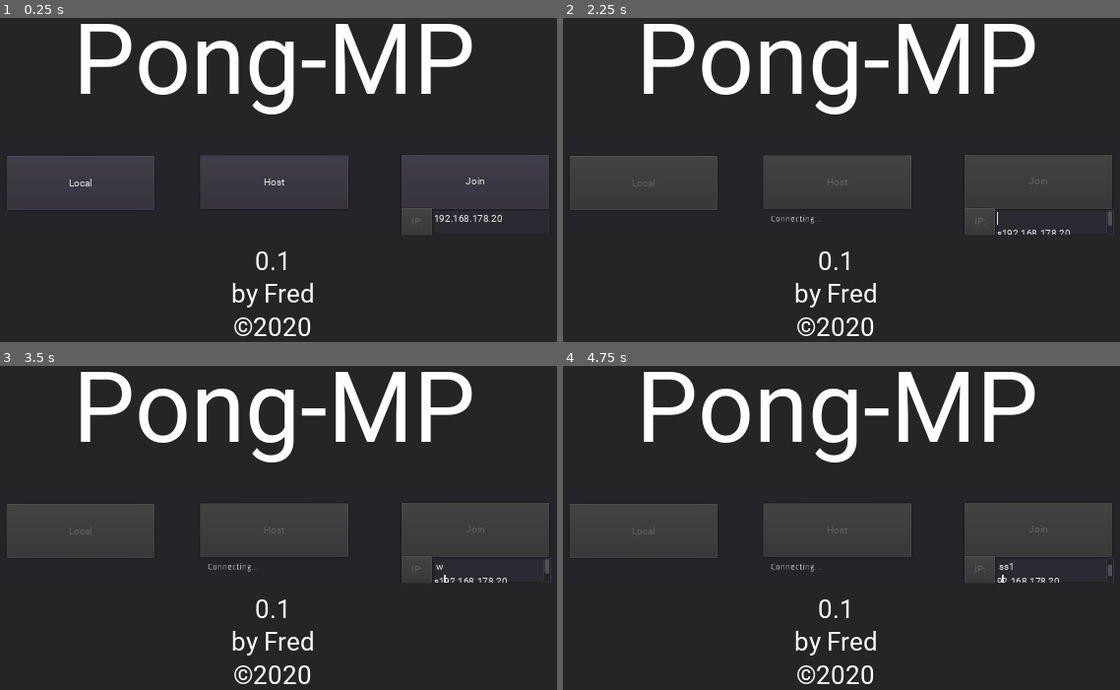
Above: before the commit, frames 1-4 (two rows, left to right).
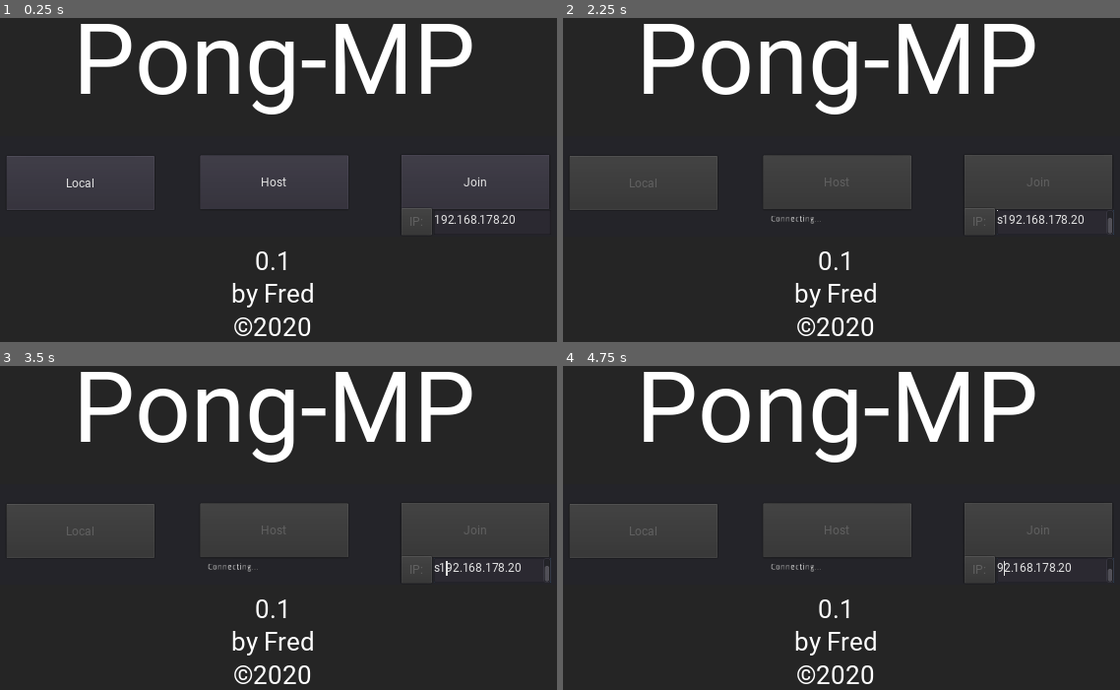
Above: after the commit, the same moments.

Repository: HerrX2000/pong-mp
Game: Godot game, scene res://scenes/root/boot.tscn
Same seed, same stepped clock (60 frames per second), same inputs: the game is played once before the commit and once after it.
Inputs:
- Up to frame 1 (0.25 s): no input
- Up to frame 2 (2.25 s): click "Join" at 0.5 s; hold W (player1_up) 1.28-2.03 s; hold Down (player2_down) 1.28-2.03 s; tap Enter at 2 s; hold S (player1_down) from 2.03 s (still down); tap Up (player2_up) at 2.1 s
- Up to frame 3 (3.5 s): tap Space at 2.75 s; release S (player1_down) at 2.78 s; hold W (player1_up) from 2.78 s (still down); hold Down (player2_down) from 2.78 s (still down)
- Up to frame 4 (4.75 s): tap Enter at 3.5 s; release Down (player2_down) at 3.53 s; tap Up (player2_up) at 3.6 s; tap Space at 4.25 s; release W (player1_up) at 4.28 s; hold S (player1_down) from 4.28 s (still down); hold Down (player2_down) from 4.28 s (still down)

The runs differ from the first frame. In frame 1, 0.5% of the frame differs, in the area x 12-93%, y 48-65%; in frame 2, 0.4%; in frame 3, 0.4%; in frame 4, 0.4%.

Commit message:
changed ball speed added ball speed display

Diff:
--- a/fonts/Roboto-Regular.tres
+++ b/fonts/Roboto-Regular.tres
@@ -3,4 +3,5 @@
 [ext_resource path="res://fonts/Roboto-Regular.ttf" type="DynamicFontData" id=1]
 
 [resource]
+size = 20
 font_data = ExtResource( 1 )
--- a/scenes/main/main.gd
+++ b/scenes/main/main.gd
@@ -8,18 +8,20 @@
 # Called when the node enters the scene tree for the first time.
 func _ready():
 	if get_tree().get_network_peer()==null:
+		#if local, give all players to local
 		get_node("player1").set_network_master(get_tree().get_network_unique_id())
 		get_node("player2").set_network_master(get_tree().get_network_unique_id())
 	elif get_tree().is_network_server():
-		#if in the server, get control of player 2 to the other peeer, this function is tree recursive by default
+		#give client controll over player2
 		get_node("player2").set_network_master(get_tree().get_network_connected_peers()[0])
 	else:
-		#if in the client, give control of player 2 to itself, this function is tree recursive by default
+		#if client, take controll of player2
 		get_node("player2").set_network_master(get_tree().get_network_unique_id())
-
-
-	print("My Unique ID: ", get_tree().get_network_unique_id())
-	print(get_tree().get_network_peer())
+	var curSpeed:float=get_node("ball").speed;
+	$speedInfo.text="Speed: "+str(curSpeed)
+#	if GLOBAL.online:
+#		print("My Unique ID: ", get_tree().get_network_unique_id())
+#		print(get_tree().get_network_peer())
 	$goal_1.connect("body_entered", self, "on_body_entered", [2])
 	$goal_2.connect("body_entered", self, "on_body_entered", [1])
 	if GLOBAL.game_nmb!=0:
--- a/scenes/main/main.tscn
+++ b/scenes/main/main.tscn
@@ -1,10 +1,11 @@
-[gd_scene load_steps=10 format=2]
+[gd_scene load_steps=11 format=2]
 
 [ext_resource path="res://scenes/main/main.gd" type="Script" id=1]
 [ext_resource path="res://objects/player.tscn" type="PackedScene" id=2]
 [ext_resource path="res://scripts/player2.gd" type="Script" id=3]
 [ext_resource path="res://objects/ball.tscn" type="PackedScene" id=4]
 [ext_resource path="res://fonts/Roboto-Regular.ttf" type="DynamicFontData" id=5]
+[ext_resource path="res://fonts/Roboto-Regular.tres" type="DynamicFont" id=6]
 
 [sub_resource type="RectangleShape2D" id=1]
 extents = Vector2( 20, 360 )
@@ -102,3 +103,19 @@
 text = "Start"
 align = 1
 valign = 1
+__meta__ = {
+"_edit_use_anchors_": false
+}
+
+[node name="speedInfo" type="Label" parent="."]
+margin_left = 563.109
+margin_top = 24.0
+margin_right = 694.109
+margin_bottom = 49.0
+custom_fonts/font = ExtResource( 6 )
+text = "Speed: 0"
+align = 1
+valign = 1
+__meta__ = {
+"_edit_use_anchors_": false
+}
--- a/scenes/root/boot.gd
+++ b/scenes/root/boot.gd
@@ -1,5 +1,5 @@
 extends Node2D
-const DEFAULT_PORT = 8910 # some random number, pick your port properly
+ # some random number, pick your port properly
 
 #### Network callbacks from SceneTree ####
 
@@ -68,9 +68,13 @@
 
 
 func _on_Host_pressed():
+	var upnp:int=GLOBAL.upnp.discover()
+	GLOBAL.upnp.add_port_mapping(GLOBAL.DEFAULT_PORT,GLOBAL.DEFAULT_PORT,"Pong MP TCP","TCP")
+	GLOBAL.upnp.add_port_mapping(GLOBAL.DEFAULT_PORT,GLOBAL.DEFAULT_PORT,"Pong MP UDP","UDP")
+
 	var host = NetworkedMultiplayerENet.new()
 	host.set_compression_mode(NetworkedMultiplayerENet.COMPRESS_RANGE_CODER)
-	var err = host.create_server(DEFAULT_PORT, 1) # max: 1 peer, since it's a 2 players game
+	var err = host.create_server(GLOBAL.DEFAULT_PORT, 1) # max: 1 peer, since it's a 2 players game
 	if err != OK:
 		#is another server running?
 		_set_status("Can't host, address in use.",false)
@@ -78,7 +82,11 @@
 
 	get_tree().set_network_peer(host)
 	get_node("Panel/WaitingPlayers").visible=true
-	get_node("Panel/WaitingPlayers").text="Waiting for Players to connect...\n@Port:"+str(DEFAULT_PORT)
+	if(upnp==0):
+		get_node("Panel/WaitingPlayers").text="Waiting for Players to connect...\nuPNP succesful"+str(GLOBAL.DEFAULT_PORT)
+	else:
+		get_node("Panel/WaitingPlayers").text="Waiting for Players to connect...\nMake sure Port "+str(GLOBAL.DEFAULT_PORT)+" TCP/UDP is open"
+
 	disable_buttons()
 
 func _on_Join_pressed():
@@ -89,7 +97,7 @@
 
 	var host = NetworkedMultiplayerENet.new()
 	host.set_compression_mode(NetworkedMultiplayerENet.COMPRESS_RANGE_CODER)
-	host.create_client(ip, DEFAULT_PORT)
+	host.create_client(ip, GLOBAL.DEFAULT_PORT)
 	get_tree().set_network_peer(host)
 
 	_set_status("Connecting..", true)
--- a/scripts/_GLOBAL.gd
+++ b/scripts/_GLOBAL.gd
@@ -10,11 +10,20 @@
 var score_1:int = 0
 var score_2:int = 0
 var prev_scored:int = 1
+var upnp = UPNP.new()
+const DEFAULT_PORT = 8910
 
 # Called when the node enters the scene tree for the first time.
 func _ready():
+	get_tree().set_auto_accept_quit(false)
 	get_tree().connect("connection_failed", self, "_connected_fail")
 	get_tree().connect("server_disconnected", self, "_server_disconnected")
+
+func _notification(note):
+	if note == MainLoop.NOTIFICATION_WM_QUIT_REQUEST:
+		get_tree().quit() # default behavior
+		# Do something with the opened port, then on quitting:
+	upnp.delete_port_mapping(DEFAULT_PORT)
 
 func _connected_fail():
 	get_tree().set_network_peer(null)
@@ -34,18 +43,18 @@
 			1:
 				score_1+=1
 			2:
-				score_2+=2
+				score_2+=1
 		prev_scored=player
 		game_nmb+=1
 		restart_scene()
 		rpc("update", score_1,score_2,prev_scored,game_nmb)
 	$sfx/score.play()
 
-puppet func update(score_1,score_2,prev_scored,game_nmb):
-	self.score_1=score_1
-	self.score_2=score_2
-	self.prev_scored=prev_scored
-	self.game_nmb=game_nmb
+puppet func update(uscore_1,uscore_2,uprev_scored,ugame_nmb):
+	self.score_1=uscore_1
+	self.score_2=uscore_2
+	self.prev_scored=uprev_scored
+	self.game_nmb=ugame_nmb
 	restart_scene()
 
 func score():
--- a/scripts/ball.gd
+++ b/scripts/ball.gd
@@ -3,7 +3,7 @@
 # var a = 2
 var screen_size
 var direction = Vector2(1.0, 0.0)
-const INITIAL_SPEED = 5
+const INITIAL_SPEED = 6
 # Speed of the ball (also in pixels/second)
 var speed = INITIAL_SPEED
 var velocity = Vector2()
@@ -19,7 +19,10 @@
 
 func _physics_process(delta):
 	if is_network_master()||get_tree().get_network_peer()==null:
-		var collision_info = move_and_collide(velocity*(speed+(1+GLOBAL.game_nmb/5)))
+		var extraSpeed=GLOBAL.game_nmb/5;
+		extraSpeed=min(extraSpeed,20)
+		speed=INITIAL_SPEED+extraSpeed
+		var collision_info = move_and_collide(velocity*speed)
 		if collision_info:
 			velocity = velocity.bounce(collision_info.normal)
 		if get_tree().get_network_peer()!=null:
Not shown, changed: export_presets.cfg
